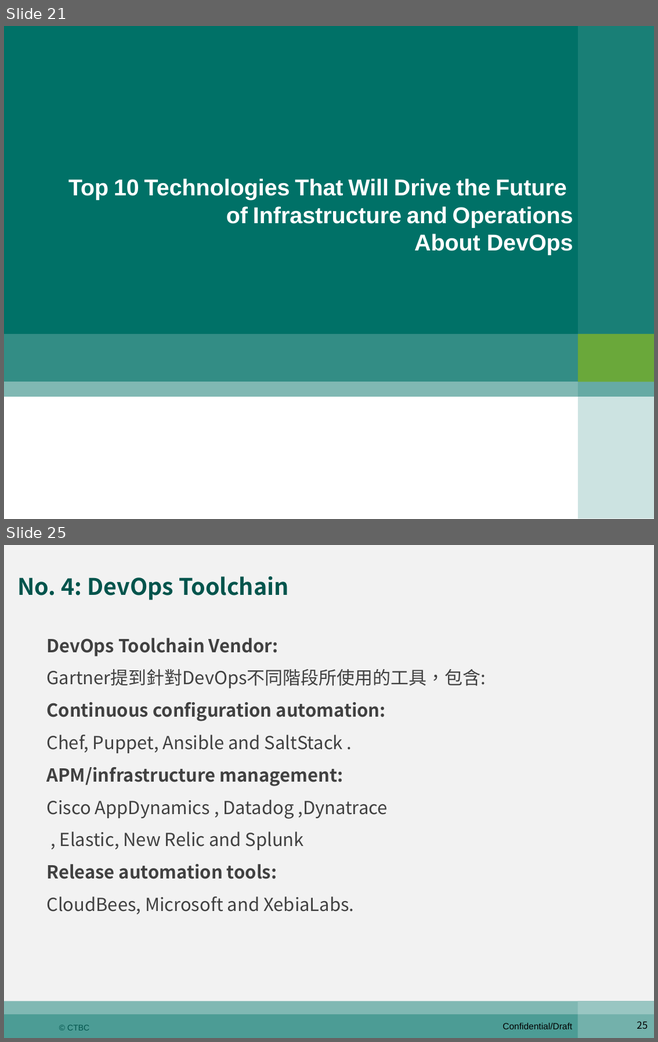
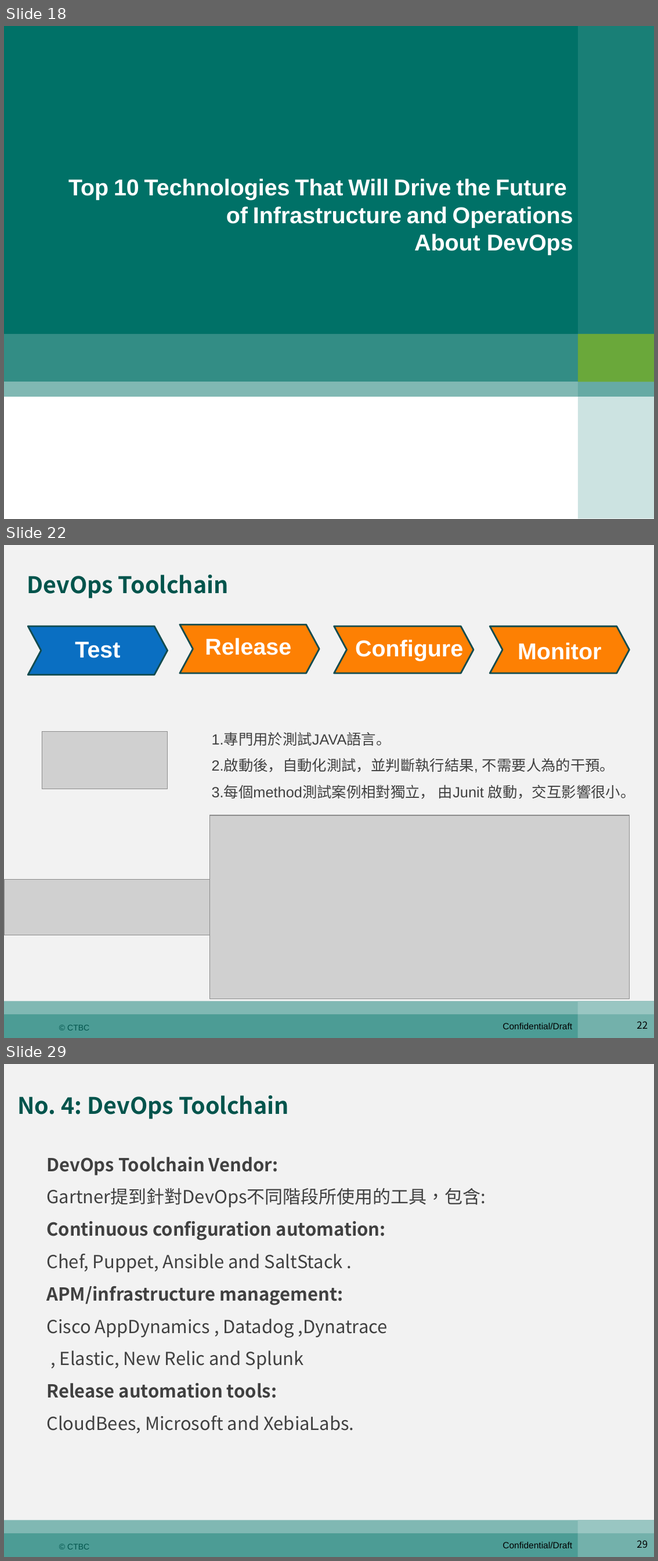
Before and after one commit to shaven105/duh, a slide deck: DevOps期末報告陸冠綸z00045984.pptx. Shown one above the other, each under a label of ours: slides 21 and 25 before the commit, slides 18, 22 and 29 after it; the slides between them are not shown. The pictures are 658x1042 and 658x1561 pixels, drawn with LibreOffice and Linux fonts; fonts in the diff are those of the drawing; grey boxes stand for pictures; background and template pictures are left out. Boxes give left, top, right and bottom in pixels: in the first picture for what was removed or moved away, otherwise in the second. Text is boxed around its words. In the diff, an @@ line names an element or a change of style, - is before the commit and + after.

```diff
--- a/DevOps期末報告陸冠綸z00045984.pptx
+++ b/DevOps期末報告陸冠綸z00045984.pptx
@@ slide 22 added at [4,545,654,1038], background #F2F2F2; not listed: 7 template elements that a slide beside it also shows @@
@@ title added at [27,575,228,598], 28 pt, text #01544C, bold @@
+DevOps Toolchain
@@ notched right arrow added at [28,626,168,675], fill #0A6FC2, outline #144C4F 2 pt @@
@@ notched right arrow added at [180,624,320,673], fill #FD8003, outline #144C4F 2 pt @@
@@ notched right arrow added at [334,626,474,673], fill #FD8003, outline #144C4F 2 pt @@
@@ notched right arrow added at [489,626,629,673], fill #FD8003, outline #144C4F 2 pt @@
@@ text added at [75,642,120,658], 28 pt, text #FFFFFF, bold @@
+Test
@@ text added at [205,638,291,655], 28 pt, text #FFFFFF, bold @@
+Release
@@ text added at [355,640,463,661], 28 pt, text #FFFFFF, bold @@
+Configure
@@ text added at [517,642,601,660], 28 pt, text #FFFFFF, bold @@
+Monitor
@@ picture added at [42,731,168,789] @@
@@ text added at [212,732,635,799], 18 pt, text #404040 @@
+1.專門用於測試JAVA語言。
+2.啟動後，自動化測試，並判斷執行結果, 不需要人為的干預。
+3.每個method測試案例相對獨立， 由Junit 啟動，交互影響很小。
@@ picture added at [209,815,629,999] @@
@@ picture added at [4,879,220,935] @@
@@ what was slide 21 is now slide 18 @@
@@ what was slide 25 is now slide 29 @@
@@ page number at [636,1540,647,1548]: text changed @@
-25
+29
```
Also in this commit, not shown: 9 slides changed, 8 other slides added, 5 slides removed, 3 other files.
